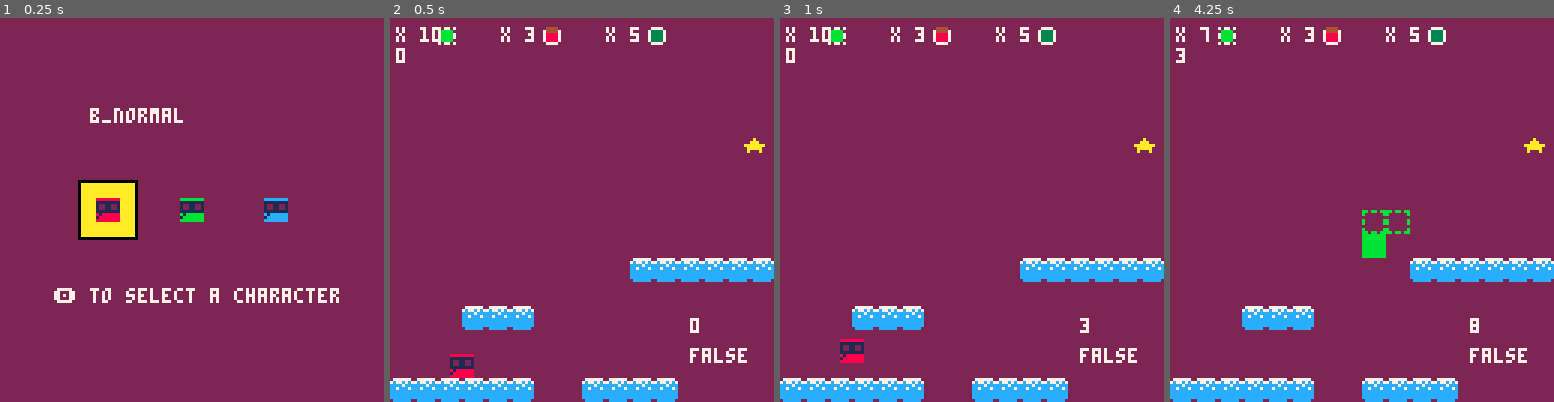
Above: before the commit, frames 1-4 (left to right).
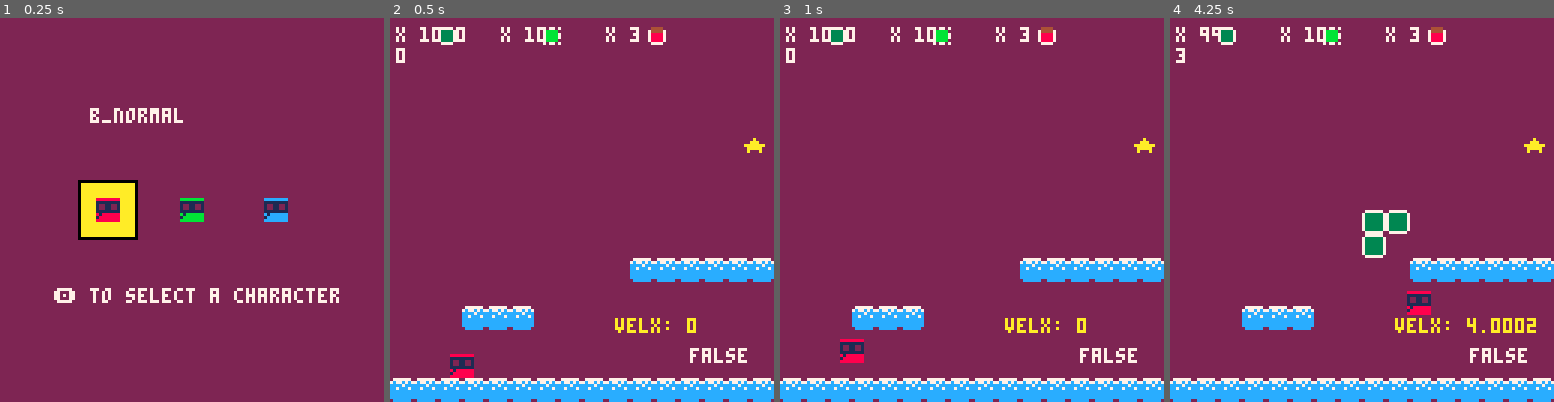
Above: after the commit, the same moments.

Repository: FlavioIero/PlatformMaker
Game: PICO-8 cartridge platformmaker.p8
Two runs of this game, one before a commit and one after it. Both use one fixed random seed, a clock stepped at 60 frames per second and the inputs below.
Inputs:
- Up to frame 1 (0.25 s): no input
- Up to frame 2 (0.5 s): tap X (X key) at 0.33 s
- Up to frame 3 (1 s): tap O (Z key) at 0.7 s
- Up to frame 4 (4.25 s): tap X (X key) at 1.07, 1.85, 2.97, 4.08 s; hold Right 1.6-2.1 s; tap O (Z key) every 0.4 s from 1.7 to 4.1 s; hold Up 2.15-2.42 s; hold Right 2.47-3.03 s; hold Left 3.08-3.58 s; hold Down 3.63-3.97 s; hold Right from 4.02 s (still down)

Frame 1 is identical in both runs. In frame 2, 3.2% of the frame differs, in the area x 12-100%, y 2-100%; in frame 3, 3.1%; in frame 4, 4.9%, in the area x 7-100%, y 2-100%.

Commit message:
acceleration/deceleration

Diff:
--- a/platformmaker.p8
+++ b/platformmaker.p8
@@ -60,10 +60,11 @@
 
 	bm = blocks_mng:new()
 
+	bm:add_blocks(block_types.b_normal,1000)
 	--bm:add_blocks(block_types.b_glass,1000)
 	bm:add_blocks(block_types.b_switch,10)
 	bm:add_blocks(block_types.b_slime,3)
-	bm:add_blocks(block_types.b_normal,5)
+
 end
 
 function update_menu()
@@ -190,8 +191,11 @@
  y = 0,
 	sprt = 1,
 	state = nil,
-	vel_x = 2,
+	vel_x = 0,
 	vel_y = 0,
+	max_vel_x = 5,
+	accel = 0.5,
+	decel = 0.3,
 	-- build
 	bx = 64,
 	by = 64,
@@ -211,6 +215,7 @@
 		elseif self.state == self.states.jump then
 			self:handle_input()
 			self:check_collisions()
+			self:decelerate()
 			self:apply_gravity()
 			self:update_anim()
 		end
@@ -230,12 +235,11 @@
 
 		if btnp(🅾️) and self:can_jump() then
 			self.vel_y = self.jump_vel end
-		self.y += self.vel_y
-
-		self.y = max(0,self.y)
+
+		self.y = max(0,self.y+self.vel_y)
 		while self.y~=ly and
-								(collide_spr(self.x,self.y,7,7,0) or
-								self:collide_blocks(self.x,self.y,8,8)) do
+								(collide_spr(self.x,self.y,7,7,0)
+								or self:collide_blocks(self.x,self.y,8,8)) do
 			if self.y < ly then
 				self.y += 1
 			elseif self.y > ly then
@@ -243,20 +247,40 @@
 			end
 		end
 
+		if btn(➡️) then
+			self.vel_x = min(self.max_vel_x,self.vel_x+self.accel)
+		end
 		if btn(⬅️) then
-			self.x -= self.vel_x end
-		if btn(➡️) then
-			self.x += self.vel_x end
-
-		self.x = min(120,max(0,self.x))
+			self.vel_x = max(-self.max_vel_x,self.vel_x-self.accel)
+		end
+
+		self.x = min(120,max(0,self.x+self.vel_x))
+		local b_coll = self:collide_blocks(self.x,self.y,8,8)
 		while self.x~=lx and
-							(collide_spr(self.x,self.y,7,7,0) or
-							self:collide_blocks(self.x,self.y,8,8)) do
-			if self.x < lx then
-				self.x += 1
-			elseif self.x > lx then
-				self.x -= 1
-			end
+								(collide_spr(self.x,self.y,7,7,0)
+								or b_coll) do
+			if b_coll then
+				if b_coll.x < self.x then
+					self.x = b_coll.x+8
+				elseif b_coll.x > self.x then
+					self.x = b_coll.x-8
+				end
+			else
+				if self.x < lx then
+					self.x += 1
+				else
+					self.x -= 1
+				end
+			end
+			b_coll = self:collide_blocks(self.x,self.y,8,8)
+		end
+	end,
+
+	decelerate = function(self)
+		if self.vel_x > 0 then
+			self.vel_x = max(0,self.vel_x-self.decel)
+		elseif self.vel_x < 0 then
+			self.vel_x = min(0,self.vel_x+self.decel)
 		end
 	end,
 
@@ -285,7 +309,7 @@
 	collide_blocks = function(self,x,y,w,h)
 		for k,v in pairs(bm.blocks) do
 			if v.active and collide_rect(x,y,w,h,v.x,v.y,8,8) then
-				return true end
+				return {x=v.x,y=v.y} end
 		end
 		return false
 	end,
@@ -297,12 +321,13 @@
 	end,
 
 	draw = function(self)
-		print(self.vel_y,100,100,7)
 		spr(self.sprt,self.x,self.y)
-		print(self:collide_blocks(self.x,self.y,8,8),100,110,7)
 		if self.state == self.states.build then
 			rect(self.bx,self.by,self.bx+7,self.by+7,10)
 		end
+		-- debug
+		print(self:collide_blocks(self.x,self.y,8,8),100,110,7)
+		print("velx: "..self.vel_x,75,100,10)
 	end,
 
 	can_jump = function(self)
@@ -686,4 +711,4 @@
 0000004040400000000000000000000000000000000000000000000000000000000000000000000000000000000000000000000000000000000000000000000000000000000000000000000000000000000000000000000000000000000000000000000000000000000000000000000000000000000000000000000000000000
 0000000000000000000000000000000000000000000000000000000000000000000000000000000000000000000000000000000000000000000000000000000000000000000000000000000000000000000000000000000000000000000000000000000000000000000000000000000000000000000000000000000000000000
 0000000000000000000000000000000000000000000000000000000000000000000000000000000000000000000000000000000000000000000000000000000000000000000000000000000000000000000000000000000000000000000000000000000000000000000000000000000000000000000000000000000000000000
-4040404040400000404040400000000000000000000000000000000000000000000000000000000000000000000000000000000000000000000000000000000000000000000000000000000000000000000000000000000000000000000000000000000000000000000000000000000000000000000000000000000000000000
+4040404040404040404040404040404000000000000000000000000000000000000000000000000000000000000000000000000000000000000000000000000000000000000000000000000000000000000000000000000000000000000000000000000000000000000000000000000000000000000000000000000000000000
